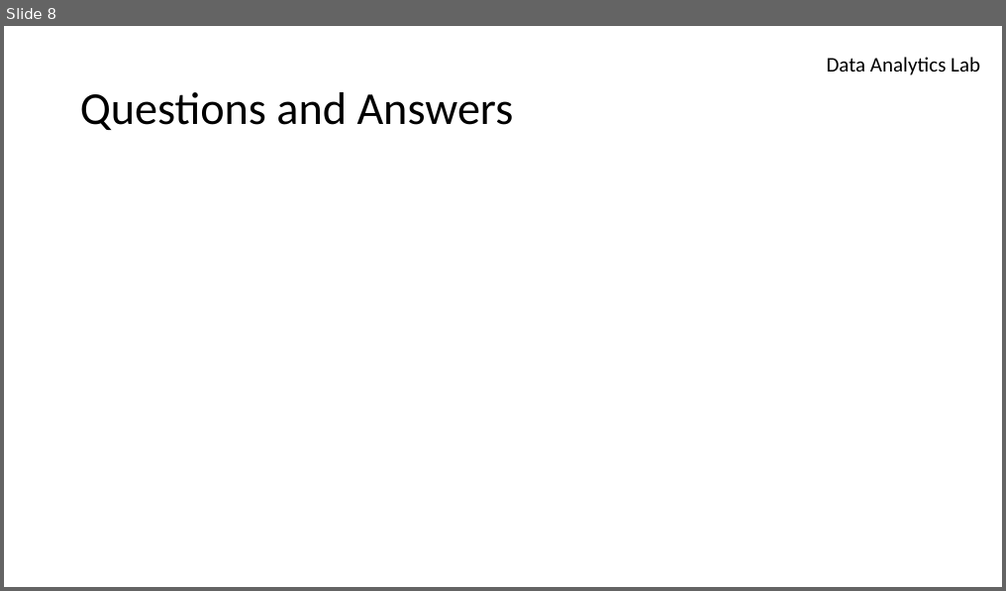
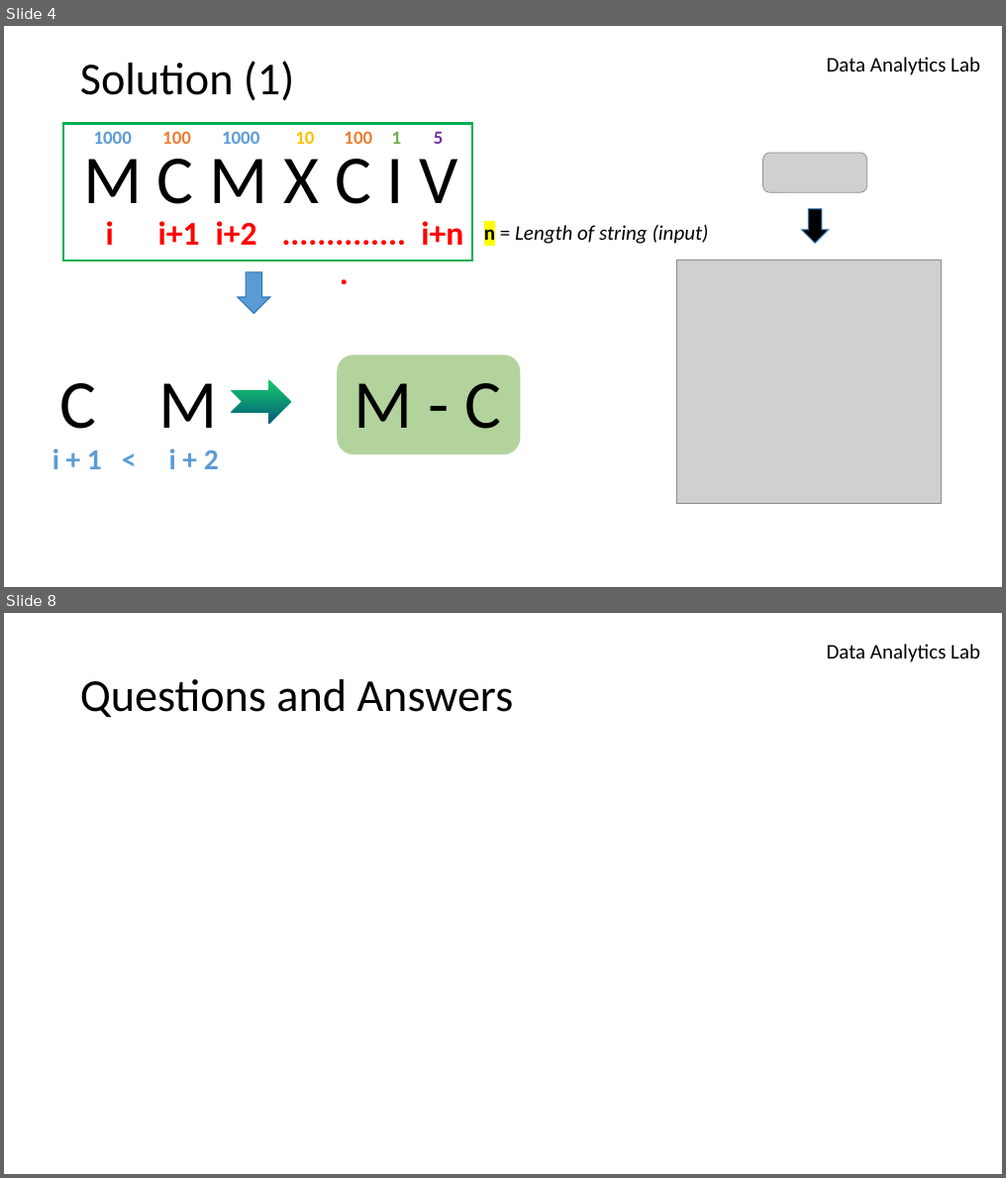
Before and after one commit to azimjaan21/algoMAP, a slide deck: Arrays & Strings/#2.pptx. Shown one above the other, each under a label of ours: slide 8 before the commit, slides 4 and 8 after it; the slides between them are not shown. The pictures are 1006x591 and 1006x1178 pixels, drawn with LibreOffice and Linux fonts; fonts in the diff are those of the drawing; grey boxes stand for pictures; background and template pictures are left out. Boxes give left, top, right and bottom in pixels: in the first picture for what was removed or moved away, otherwise in the second. Text is boxed around its words. In the diff, an @@ line names an element or a change of style, - is before the commit and + after.

```diff
--- a/Arrays & Strings/#2.pptx
+++ b/Arrays & Strings/#2.pptx
@@ slide 4 added at (x1=4, y1=26, x2=1002, y2=587), background #FFFFFF; not listed: 1 template element that a slide beside it also shows @@
@@ title added at (x1=80, y1=61, x2=294, y2=101), 44 pt, text #000000 @@
+Solution (1)
@@ rectangle added at (x1=63, y1=123, x2=472, y2=261), outline #00B050 2.25 pt @@
@@ picture added at (x1=763, y1=153, x2=867, y2=192) @@
@@ group added at (x1=83, y1=131, x2=463, y2=257): 13 texts @@
+M C M X C I V
+1000
+1000
+10
+1
+5
+100
+100
+i
+i+1
+i+2
+...............
+i+n
@@ text added at (x1=484, y1=225, x2=709, y2=247), 20 pt, text #000000, italic @@
+n = Length of string (input)
@@ down arrow added at (x1=802, y1=209, x2=829, y2=244), fill #000000, outline #2E75B6 1 pt @@
@@ picture added at (x1=677, y1=260, x2=941, y2=503) @@
@@ down arrow added at (x1=238, y1=273, x2=270, y2=313), fill #5B9BD5, outline #2E75B6 1 pt @@
@@ notched right arrow added at (x1=231, y1=379, x2=291, y2=424), fill gradient #14CD68 to #035C7D @@
@@ rounded rectangle added at (x1=338, y1=356, x2=521, y2=455), fill #70AD47 at 53% opacity @@
@@ text added at (x1=60, y1=383, x2=217, y2=429), 66 pt, text #000000 @@
+C M
@@ text added at (x1=354, y1=383, x2=502, y2=429), 66 pt, text #000000 @@
+M - C
@@ text added at (x1=53, y1=449, x2=219, y2=470), 28 pt, text #5B9BD5, bold @@
+i + 1 < i + 2
```
Also in this commit, not shown: 6 slides changed, 1 slide removed, 2 other files.
